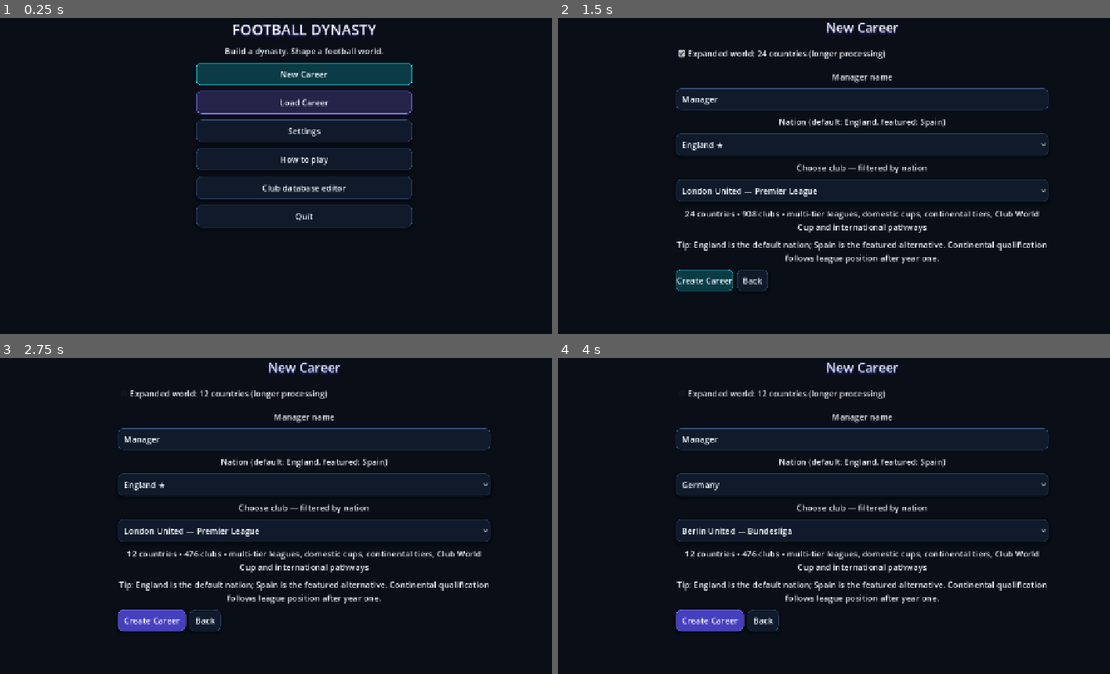
Above: before the commit, frames 1-4 (two rows, left to right).
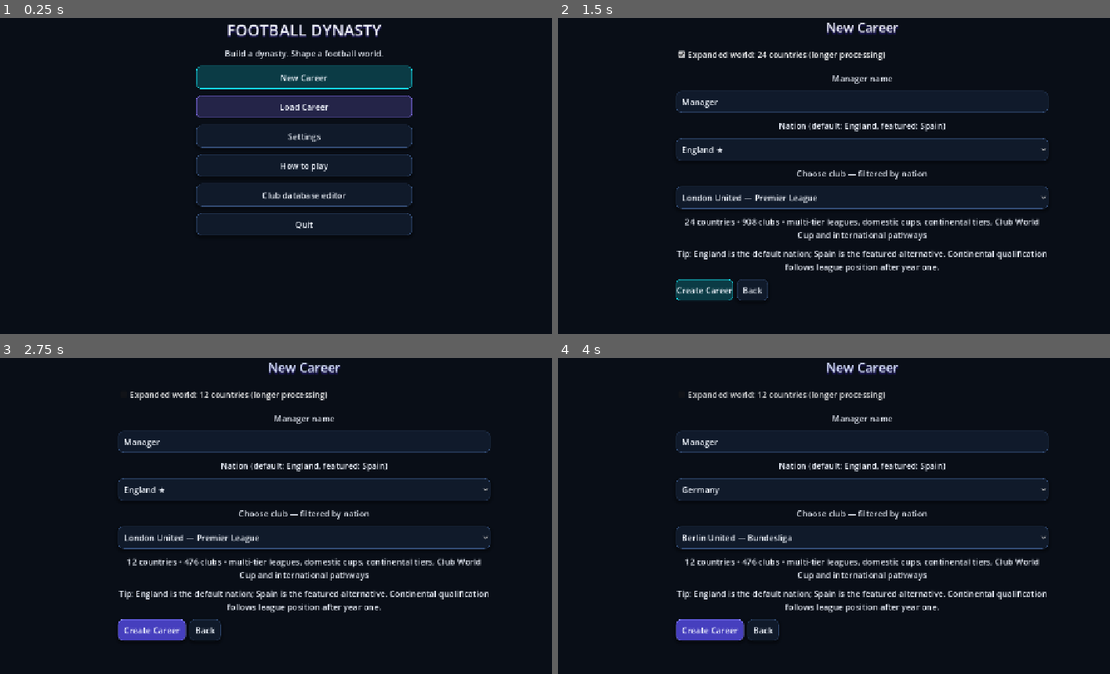
Above: after the commit, the same moments.

Repository: eghosa001/football-manager
Game: Godot game, scene res://game/scenes/career_app.tscn
The game is run twice, just before and just after one commit, with the same random seed, the same clock (stepped at 60 frames per second) and the same inputs.
Inputs:
- Up to frame 1 (0.25 s): no input
- Up to frame 2 (1.5 s): click "New Career" at 0.5 s; click "Expanded world: 12 countries …" at 1.25 s
- Up to frame 3 (2.75 s): click "Expanded world: 24 countries …" at 2 s
- Up to frame 4 (4 s): click "England ★" at 2.75 s; click "London United — Premier League" at 3.5 s

The runs differ from the first frame. In frame 1, 7.8% of the frame differs, in the area x 35-75%, y 1-69%; in frame 2, 11%; in frame 3, 11%, in the area x 21-89%, y 10-90%; in frame 4, 11%.

Commit message:
Remove duplicate menu actions and improve spacing

Diff:
--- a/game/polish/ui2_menu_runtime.gd
+++ b/game/polish/ui2_menu_runtime.gd
@@ -27,8 +27,9 @@
 	if title not in ["FOOTBALL DYNASTY", "Settings", "Your first season", "Load Career", "New Career"]:
 		return
 	box.set_meta("ui2_menu_styled", true)
-	box.add_theme_constant_override("separation", 12)
+	box.add_theme_constant_override("separation", 14)
 	var width := 760.0 if title in ["Settings", "New Career"] else 560.0
+	var seen_buttons: Dictionary = {}
 	for child in box.get_children():
 		if not child is Control:
 			continue
@@ -40,6 +41,11 @@
 			label.custom_minimum_size.x = width
 		elif child is Button:
 			var button := child as Button
+			var key := String(button.text).strip_edges()
+			if key != "" and seen_buttons.has(key):
+				button.visible = false
+				continue
+			seen_buttons[key] = true
 			button.custom_minimum_size = Vector2(440 if title == "FOOTBALL DYNASTY" else width, 46)
 			button.size_flags_horizontal = Control.SIZE_SHRINK_CENTER
 		elif child is HBoxContainer or child is GridContainer or child is MarginContainer:
@@ -52,7 +58,7 @@
 	var first_label := _first_label(box)
 	if first_label != null:
 		first_label.add_theme_color_override("font_color", UI.TEXT)
-		first_label.add_theme_font_size_override("font_size", 30 if title == "FOOTBALL DYNASTY" else 26)
+		first_label.add_theme_font_size_override("font_size", 32 if title == "FOOTBALL DYNASTY" else 26)
 	if title == "FOOTBALL DYNASTY":
 		for child in box.get_children():
 			if child is Button:
